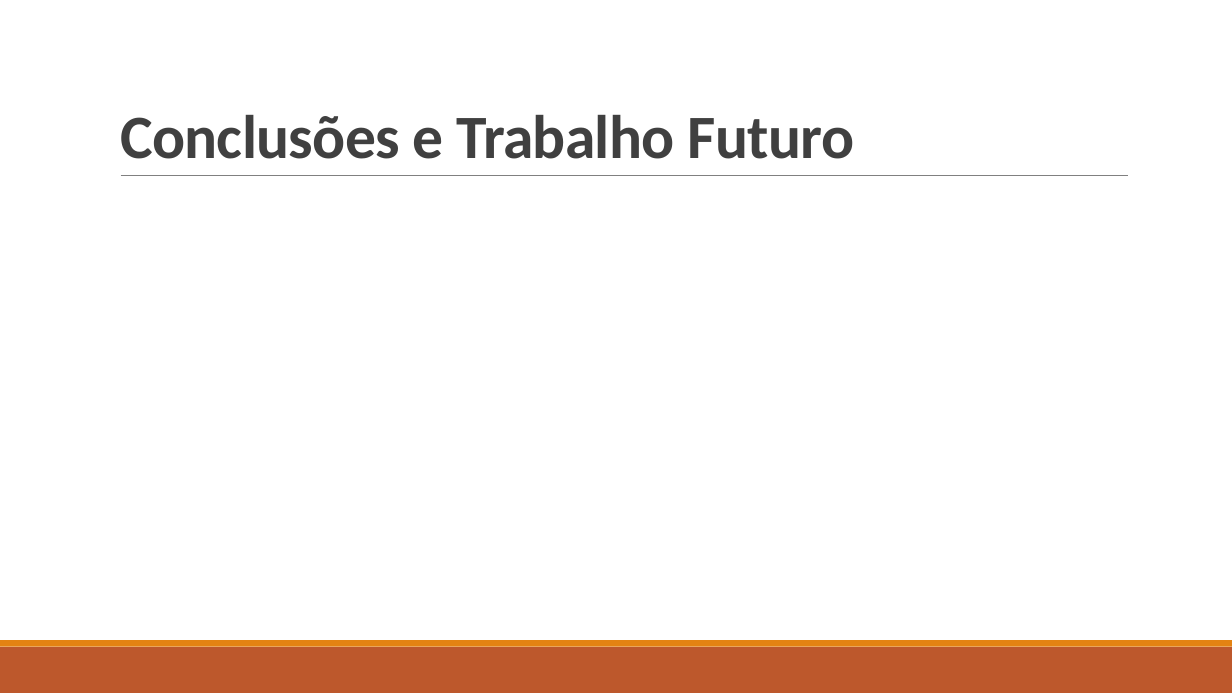
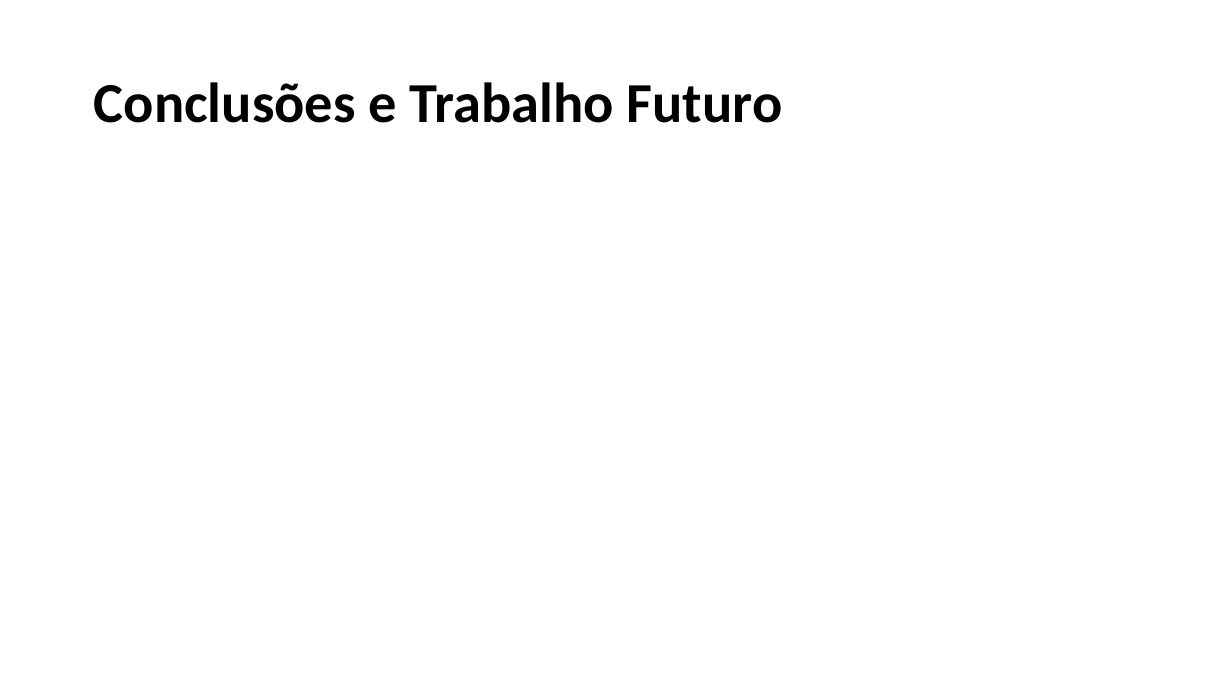
Before and after one commit to b-p3r/BD-1516, a slide deck: slide 26 of begininPP.pptx (slide 16 before the commit). Drawn at 1232x693 pixels with LibreOffice and Linux fonts; fonts in the diff are those of the drawing. Boxes give left, top, right and bottom in pixels: in the first picture for what was removed or moved away, otherwise in the second. Text is boxed around its words. In the diff, an @@ line names an element or a change of style, - is before the commit and + after.

```diff
--- a/begininPP.pptx
+++ b/begininPP.pptx
@@ title "Conclusões e Trabalho Futuro": place and size @@
-title "Conclusões e Trabalho Futuro" at bbox=[120, 115, 855, 159]
+title "Conclusões e Trabalho Futuro" at bbox=[94, 82, 783, 123]
@@ title "Conclusões e Trabalho Futuro" at bbox=[94, 82, 783, 123]: size 48 to 44 pt, text colour #404040 to #000000, letter spacing -0.5 to 0 pt; line spacing 0.85 to 0.9; vertical alignment bottom to middle @@
@@ line removed from (121, 176) to (1128, 176) @@
@@ rectangle removed at bbox=[0, 647, 1232, 693] @@
@@ rectangle removed at bbox=[0, 640, 1232, 647] @@
```
Also in this commit, not shown: 9 other slides changed, 12 slides added, 2 slides removed.
